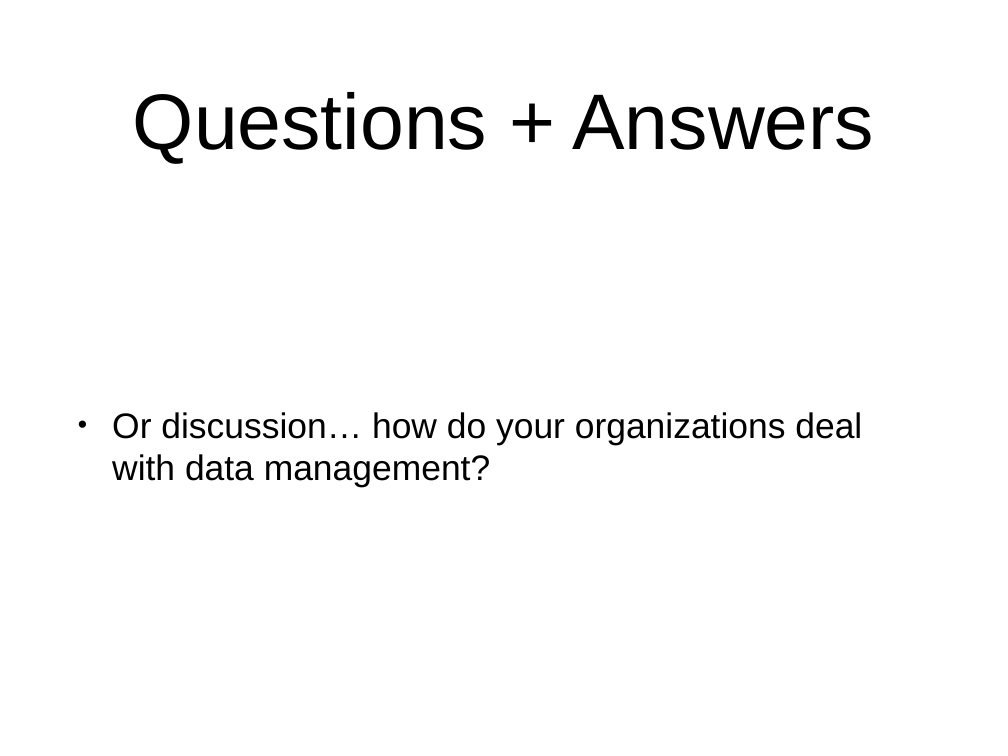
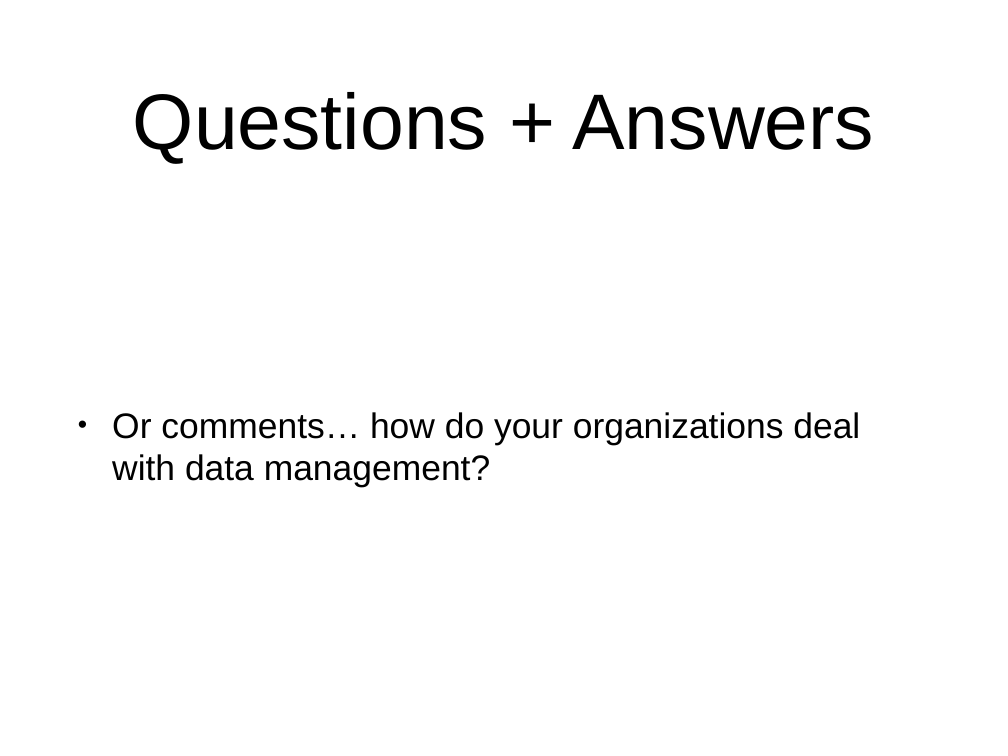
Before and after one commit to colinbellCA/presentation-ontario-connections-101, a slide deck: slide 43 of SK2016-HE_Data_Management.pptx (slide 41 before the commit). Drawn at 1008x756 pixels with LibreOffice and Linux fonts; fonts in the diff are those of the drawing. Boxes give left, top, right and bottom in pixels: in the first picture for what was removed or moved away, otherwise in the second. Text is boxed around its words. In the diff, an @@ line names an element or a change of style, - is before the commit and + after.

```diff
--- a/SK2016-HE_Data_Management.pptx
+++ b/SK2016-HE_Data_Management.pptx
@@ text at <box>112,412,860,488</box>: text changed @@
-• Or discussion… how do your organizations deal with data management?
+• Or comments… how do your organizations deal with data management?
```
Also in this commit, not shown: 3 other slides changed, 2 slides added, 2 other files.
